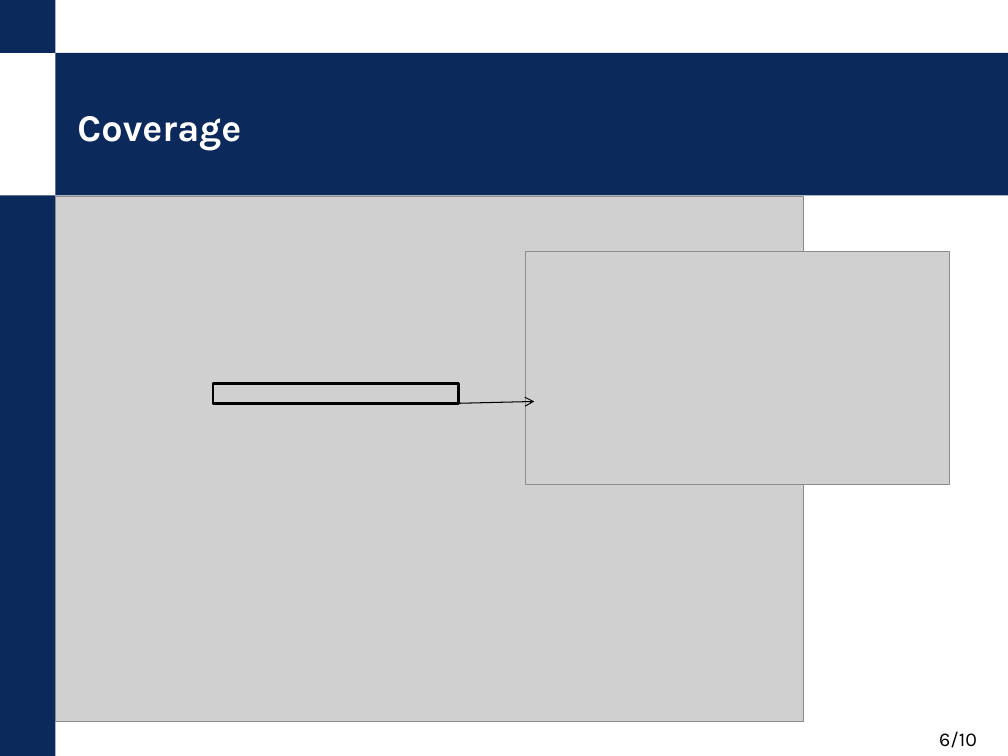
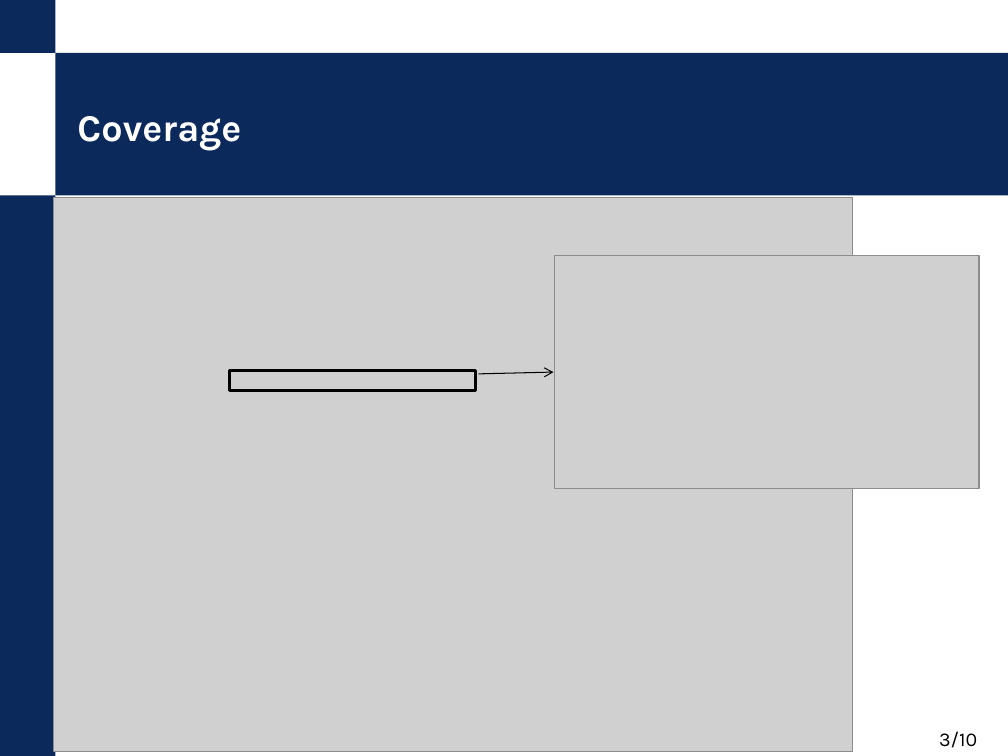
Before and after one commit to nokia-wroclaw/innovativeprojects-healthiness-of-data, a slide deck: slide 3 of KPZ_demo_prezentacja.pptx (slide 6 before the commit). Drawn at 1008x756 pixels with LibreOffice and Linux fonts; fonts in the diff are those of the drawing; grey boxes stand for pictures; background and template pictures are left out. Boxes give left, top, right and bottom in pixels: in the first picture for what was removed or moved away, otherwise in the second. Text is boxed around its words. In the diff, an @@ line names an element or a change of style, - is before the commit and + after.

```diff
--- a/KPZ_demo_prezentacja.pptx
+++ b/KPZ_demo_prezentacja.pptx
@@ picture: place and size @@
-picture at [55,197,803,723]
+picture at [53,198,852,752]
@@ picture: place and size @@
-picture at [525,252,950,485]
+picture at [554,256,979,489]
@@ rectangle: place and size @@
-rectangle at [213,384,459,404]
+rectangle at [230,370,476,390]
@@ arrow moved from (459, 403) - (534, 401) to (479, 374) - (553, 372) @@
@@ page number at [939,731,977,748]: text changed @@
-6/10
+3/10
```
Also in this commit, not shown: 1 other slide changed, 3 slides removed.
